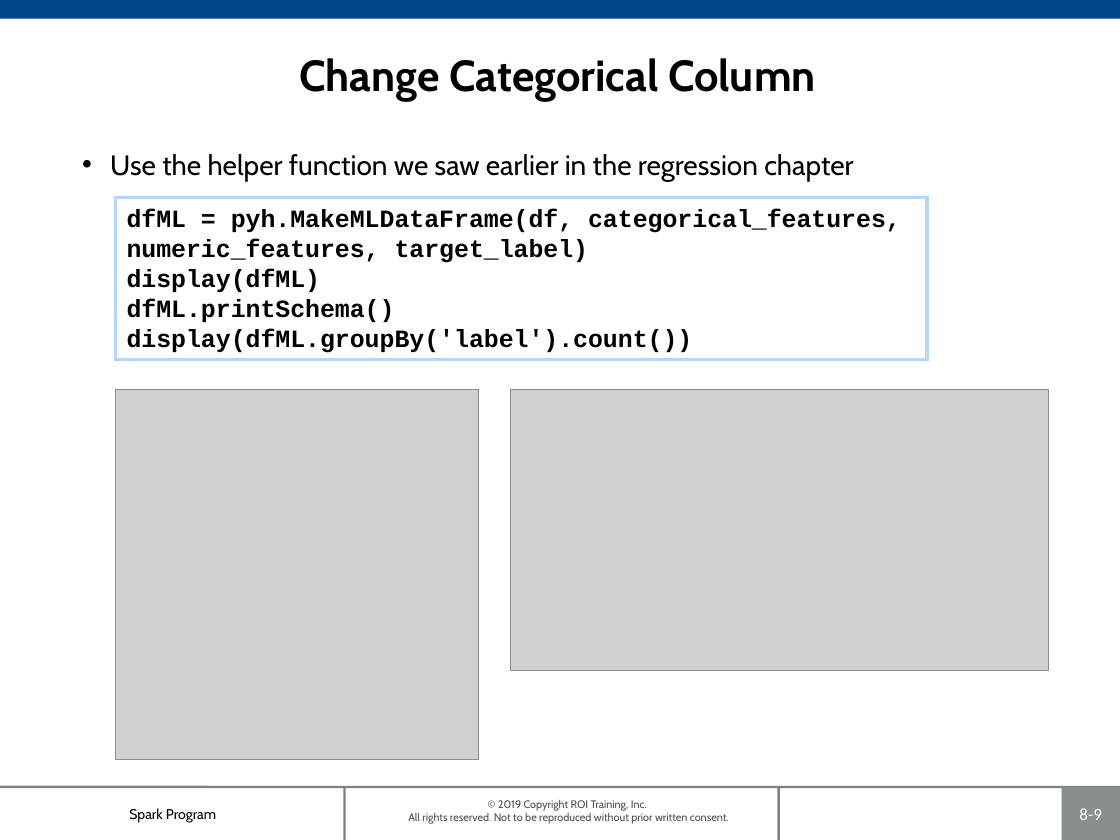
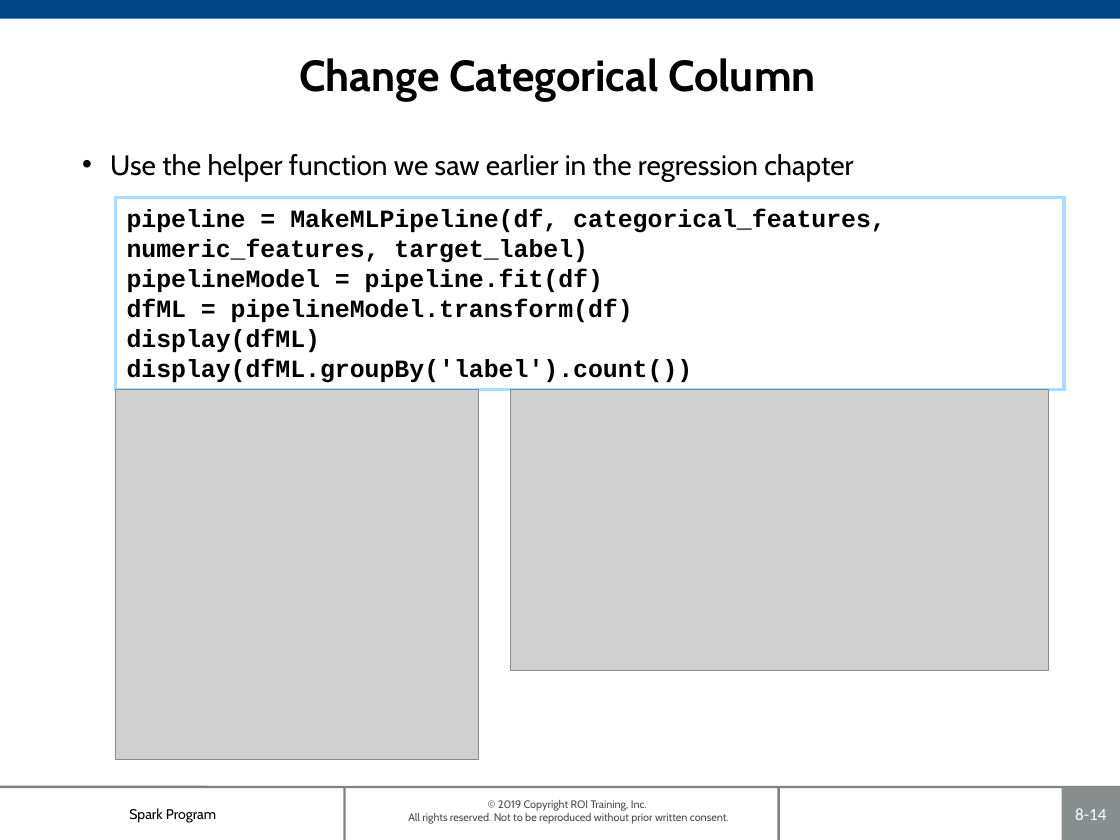
Before and after one commit to roitraining/SparkProgram, a slide deck: slide 14 of Day7-ClassificationAnalysis/Ch08-ClassificationModels.pptx (slide 9 before the commit). Drawn at 1120x840 pixels with LibreOffice and Linux fonts; fonts in the diff are those of the drawing; grey boxes stand for pictures; background and template pictures are left out. Boxes give left, top, right and bottom in pixels: in the first picture for what was removed or moved away, otherwise in the second. Text is boxed around its words. In the diff, an @@ line names an element or a change of style, - is before the commit and + after.

```diff
--- a/Day7-ClassificationAnalysis/Ch08-ClassificationModels.pptx
+++ b/Day7-ClassificationAnalysis/Ch08-ClassificationModels.pptx
@@ rectangle "pipeline = MakeMLPipeline(df, categorical_features, numeric_ ..." resized from (x1=115, y1=197, x2=926, y2=360) to (x1=115, y1=197, x2=1064, y2=390) @@
@@ text in rectangle at (x1=127, y1=209, x2=886, y2=322): text changed @@
-dfML = pyh.MakeMLDataFrame(df, categorical_features, numeric_features, target_label)
+pipeline = MakeMLPipeline(df, categorical_features, numeric_features, target_label)
+pipelineModel = pipeline.fit(df)
+dfML = pipelineModel.transform(df)
@@ text in rectangle at (x1=127, y1=299, x2=395, y2=322): paragraph removed @@
-dfML.printSchema()
@@ page number at (x1=1075, y1=808, x2=1106, y2=820): text changed @@
-8-9
+8-14
```
Also in this commit, not shown: 6 other slides changed, 5 slides added, 1 other file.
